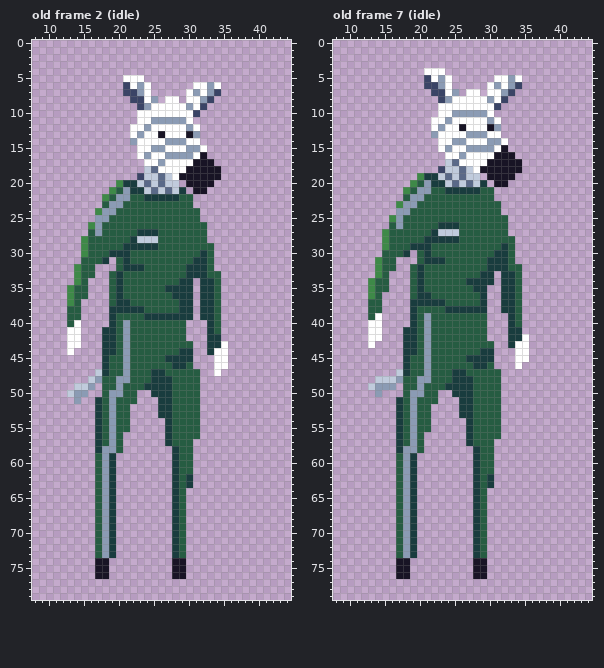
File history of a pixel-art file, raw assets/characters/raelus.aseprite. That is the earlier state.
56x81 pixels, 20 frames. Shown: old frame 2 (idle): x 8..44, y 0..79; old frame 7 (idle): x 8..44, y 0..79. The commit also changed other frames, which this record leaves out.
The result:
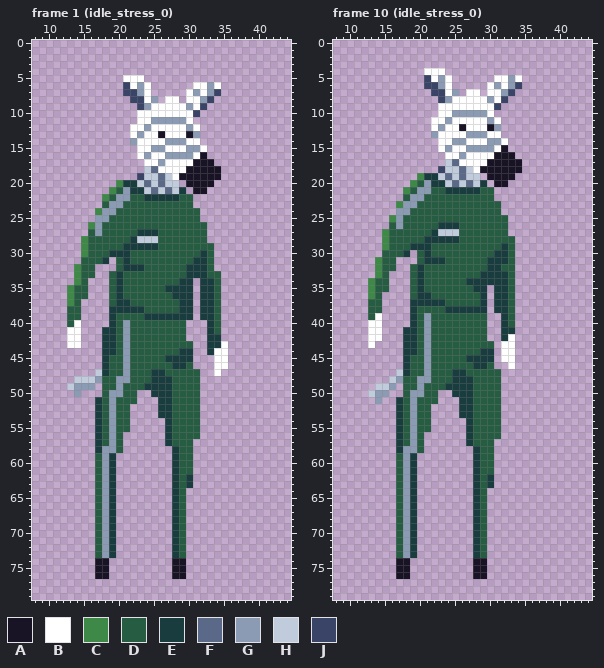
Palette (. is transparent): A #181425  B #ffffff  C #3e8948  D #265c42  E #193c3e  F #5a6988  G #8b9bb4  H #c0cbdc  J #3a4466
A new or re-ordered frame is compared with the old frame closest to it.
Message: added character stress animations
Edits made:
frames 20 -> 56
Frame 1 (idle_stress_0) is new; against old frame 2 (idle), layer "character 0":
The edit turns colour H into colour G in row 49 at x 14 to 15.
There is now colour H in row 48 at x 14 to 15; in row 49 at x 13.
Colour B is gone in row 44 at x 13.
Colour G is gone in row 50 at x 15; in row 51 at x 14.
Colour H is gone in row 50 at x 13.
Frame 10 (idle_stress_0) is new; against old frame 7 (idle), layer "character 0":
There is now colour B in row 43 at x 32; in rows 44 to 45 at x 32 to 33; in row 46 at x 33.
The edit turns colour E into colour B in rows 42 to 43 at x 33.
The edit turns colour E into colour D in row 32 at x 32; in rows 33 to 40 at x 33.
There is now colour E in rows 33 to 38 at x 31; in rows 39 to 42 at x 32.
There is now colour G in row 50 at x 15; in row 51 at x 14.
There is now colour H in row 50 at x 13.
The edit turns colour G into colour H in row 49 at x 14 to 15.
Colour B is gone in row 42 at x 35; in rows 43 to 45 at x 34 to 35; in row 46 at x 34.
Colour D is gone in rows 32 to 40 at x 34.
Colour E is gone in rows 41 to 42 at x 34.
Colour H is gone in row 48 at x 14 to 15; in row 49 at x 13.
